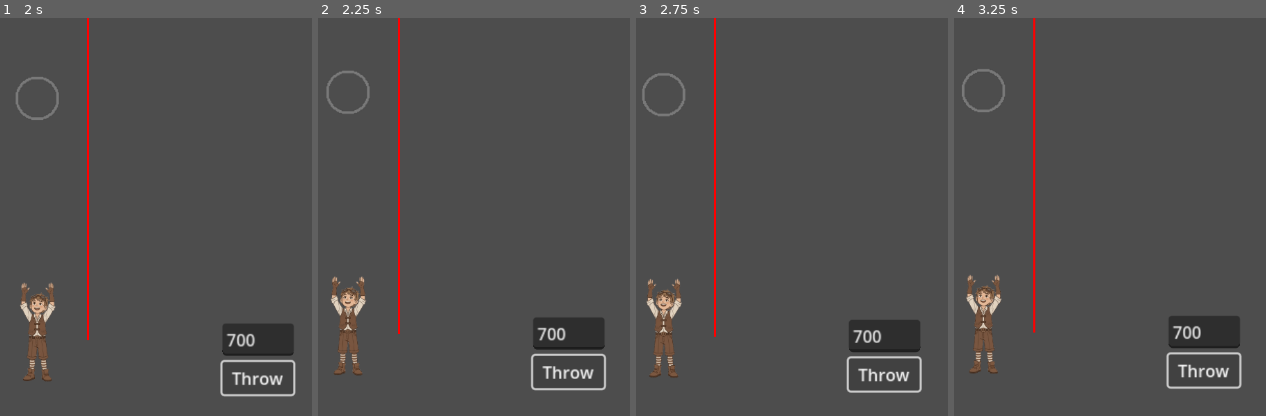
Above: before the commit, frames 1-4 (left to right).
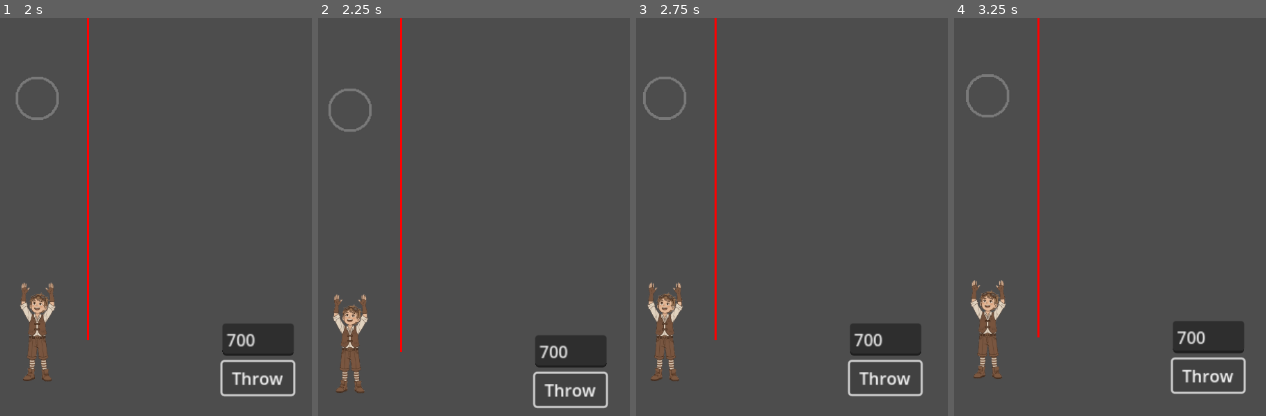
Above: after the commit, the same moments.

Repository: vasyukovin/physics
Game: Godot game, scene res://playground.tscn
Two runs of this game, one before a commit and one after it. Both use one fixed random seed, a clock stepped at 60 frames per second and the inputs below.
Inputs:
- Up to frame 1 (2 s): click "Throw" at 0.5 s; click "Throw" at 1.25 s
- Up to frame 2 (2.25 s): click "Throw" at 2 s
- Up to frame 3 (2.75 s): no input
- Up to frame 4 (3.25 s): no input

Frame 1 is identical in both runs. In frame 2, 5.7% of the frame differs, in the area x 2-93%, y 0-98%; in frame 3, 3.7%; in frame 4, 5.8%, in the area x 2-94%, y 0-95%.

Commit message:
Refactor camera shake and force outline visualization by integrating dedicated controllers in playground.gd

Diff:
--- /dev/null
+++ b/Scripts/camera_shake_controller.gd
@@ -0,0 +1,40 @@
+extends RefCounted
+class_name CameraShakeController
+
+var camera: Camera2D
+var original_offset: Vector2 = Vector2.ZERO
+var intensity: float = 15.0
+var duration: float = 2.0
+var timer: float = 0.0
+var active: bool = false
+
+func setup(target_camera: Camera2D, shake_intensity: float, shake_duration: float) -> void:
+	camera = target_camera
+	intensity = shake_intensity
+	duration = max(shake_duration, 0.001)
+	if camera:
+		original_offset = camera.offset
+
+func start() -> void:
+	if camera:
+		active = true
+		timer = duration
+
+func update(delta: float) -> void:
+	if not camera or not active:
+		return
+
+	timer -= delta
+
+	if timer <= 0.0:
+		active = false
+		camera.offset = original_offset
+		return
+
+	var progress: float = timer / duration
+	var current_intensity: float = intensity * progress
+	var random_offset := Vector2(
+		randf_range(-current_intensity, current_intensity),
+		randf_range(-current_intensity, current_intensity)
+	)
+	camera.offset = original_offset + random_offset
--- /dev/null
+++ b/Scripts/force_outline_renderer.gd
@@ -0,0 +1,164 @@
+extends RefCounted
+class_name ForceOutlineRenderer
+
+var ball: RigidBody2D
+var container: Node2D
+var top_lines: Array[Line2D] = []
+var bottom_lines: Array[Line2D] = []
+
+var outline_z_index: int = 1
+var outline_width_px: float = 4.0
+var red_base: Color = Color(1.0, 0.2, 0.2, 1.0)
+var blue_base: Color = Color(0.2, 0.5, 1.0, 1.0)
+var blue_alpha: float = 0.9
+var red_min_alpha: float = 0.0
+var softness_px: float = 6.0
+var soft_layers: int = 6
+var half_arc_ratio: float = 0.25
+
+func setup(
+	target_ball: RigidBody2D,
+	target_outline_z_index: int,
+	target_outline_width_px: float,
+	target_red_base: Color,
+	target_blue_base: Color,
+	target_blue_alpha: float,
+	target_red_min_alpha: float,
+	target_softness_px: float,
+	target_soft_layers: int,
+	target_half_arc_ratio: float
+) -> void:
+	ball = target_ball
+	outline_z_index = target_outline_z_index
+	outline_width_px = target_outline_width_px
+	red_base = target_red_base
+	blue_base = target_blue_base
+	blue_alpha = target_blue_alpha
+	red_min_alpha = target_red_min_alpha
+	softness_px = target_softness_px
+	soft_layers = target_soft_layers
+	half_arc_ratio = target_half_arc_ratio
+
+	if not ball:
+		return
+
+	container = Node2D.new()
+	container.name = "ForceOutlineOverlay"
+	container.z_as_relative = false
+	container.z_index = outline_z_index
+	ball.add_child(container)
+	_rebuild_lines()
+	container.visible = false
+
+func update_visual(
+	ball_is_thrown: bool,
+	ball_is_frozen: bool,
+	throw_force_visual_ratio: float,
+	ball_radius_px: float
+) -> void:
+	if not container:
+		return
+
+	var should_show := ball and ball_is_thrown and not ball_is_frozen
+	container.visible = should_show
+	if not should_show:
+		return
+
+	var target_soft_layers: int = max(soft_layers, 0)
+	var total_layers: int = target_soft_layers + 1
+	if top_lines.size() != total_layers or bottom_lines.size() != total_layers:
+		_rebuild_lines()
+
+	var center := Vector2.ZERO
+	var radius: float = ball_radius_px + 2.0
+	var point_count: int = 36
+
+	var arc_ratio: float = clamp(half_arc_ratio, 0.2, 0.49)
+	var arc_span: float = TAU * arc_ratio
+	var top_center_angle: float = -PI * 0.5
+	var bottom_center_angle: float = PI * 0.5
+
+	var top_start: float = top_center_angle - arc_span * 0.5
+	var top_end: float = top_center_angle + arc_span * 0.5
+	var bottom_start: float = bottom_center_angle - arc_span * 0.5
+	var bottom_end: float = bottom_center_angle + arc_span * 0.5
+
+	var top_points := _build_arc_points(center, radius, top_start, top_end, point_count)
+	var bottom_points := _build_arc_points(center, radius, bottom_start, bottom_end, point_count)
+
+	for i in range(total_layers):
+		var layer_factor: float = 1.0
+		var width: float = outline_width_px
+
+		if i > 0 and target_soft_layers > 0:
+			var t := float(i) / float(target_soft_layers)
+			layer_factor = pow(1.0 - t, 2.0) * 0.9
+			width = outline_width_px + (max(softness_px, 0.0) * 2.0 * t)
+
+		var top_line: Line2D = top_lines[i]
+		var bottom_line: Line2D = bottom_lines[i]
+
+		top_line.position = Vector2.ZERO
+		bottom_line.position = Vector2.ZERO
+		top_line.points = top_points
+		bottom_line.points = bottom_points
+		top_line.width = width
+		bottom_line.width = width
+
+		var top_color := red_base
+		top_color.a = lerp(red_min_alpha, 1.0, throw_force_visual_ratio) * layer_factor
+
+		var bottom_color := blue_base
+		bottom_color.a = clamp(blue_alpha, 0.0, 1.0) * layer_factor
+
+		top_line.default_color = top_color
+		bottom_line.default_color = bottom_color
+
+func _rebuild_lines() -> void:
+	if not container:
+		return
+
+	for line in top_lines:
+		if is_instance_valid(line):
+			line.queue_free()
+	for line in bottom_lines:
+		if is_instance_valid(line):
+			line.queue_free()
+
+	top_lines.clear()
+	bottom_lines.clear()
+
+	var target_soft_layers: int = max(soft_layers, 0)
+	var total_layers: int = target_soft_layers + 1
+
+	for _i in range(total_layers):
+		var top_line := Line2D.new()
+		top_line.antialiased = true
+		top_line.closed = false
+		top_line.begin_cap_mode = Line2D.LINE_CAP_ROUND
+		top_line.end_cap_mode = Line2D.LINE_CAP_ROUND
+		container.add_child(top_line)
+		top_lines.append(top_line)
+
+		var bottom_line := Line2D.new()
+		bottom_line.antialiased = true
+		bottom_line.closed = false
+		bottom_line.begin_cap_mode = Line2D.LINE_CAP_ROUND
+		bottom_line.end_cap_mode = Line2D.LINE_CAP_ROUND
+		container.add_child(bottom_line)
+		bottom_lines.append(bottom_line)
+
+func _build_arc_points(
+	center: Vector2,
+	radius: float,
+	start_angle: float,
+	end_angle: float,
+	point_count: int
+) -> PackedVector2Array:
+	var points := PackedVector2Array()
+	var safe_count: int = max(point_count, 4)
+	for i in range(safe_count + 1):
+		var t := float(i) / float(safe_count)
+		var angle: float = lerp(start_angle, end_angle, t)
+		points.append(center + Vector2(cos(angle), sin(angle)) * radius)
+	return points
--- a/playground.gd
+++ b/playground.gd
@@ -1,4 +1,7 @@
 extends Node2D
+
+const CameraShakeController = preload("res://Scripts/camera_shake_controller.gd")
+const ForceOutlineRenderer = preload("res://Scripts/force_outline_renderer.gd")
 
 @onready var ball: RigidBody2D = $Ball
 @onready var player_node: Node2D = $Player
@@ -42,17 +45,13 @@
 var target_line_y: float  # Y position of the target line
 var previous_velocity_y: float = 0.0  # Previous frame's vertical velocity
 var triggers_fired: Dictionary = {}  # Track which triggers have fired this throw
-var camera_original_offset: Vector2 = Vector2.ZERO  # Store original camera offset
-var shake_timer: float = 0.0  # Timer for shake duration
-var is_shaking: bool = false  # Whether camera is currently shaking
 var target_ring_radius_px: float = 0.0
 var throw_initial_upward_speed: float = 0.0
 var throw_force_ratio: float = 0.0
 var throw_force_visual_ratio: float = 0.0
 var ball_left_hand_after_throw: bool = false
-var force_outline_container: Node2D
-var force_outline_top_lines: Array[Line2D] = []
-var force_outline_bottom_lines: Array[Line2D] = []
+var camera_shake_controller: CameraShakeController
+var force_outline_renderer: ForceOutlineRenderer
 
 func _ready():
 	default_ball_position = ball.global_position
@@ -99,17 +98,16 @@
 		target_height_line.modulate = Color(1, 1, 1, target_ring_idle_alpha)
 		target_height_line.z_index = 10
 
-	# Store original camera offset
-	if camera:
-		camera_original_offset = camera.offset
+	camera_shake_controller = CameraShakeController.new()
+	camera_shake_controller.setup(camera, shake_intensity, shake_duration)
 
 	_apply_fixed_z_order()
 	_setup_force_outline()
 
 func _physics_process(_delta):
 	# Update camera shake
-	if is_shaking:
-		_update_camera_shake(_delta)
+	if camera_shake_controller:
+		camera_shake_controller.update(_delta)
 
 	if ball_is_thrown and not ball.freeze:
 		var current_y = ball.global_position.y
@@ -224,13 +222,19 @@
 	throw_force_visual_ratio = lerp(throw_force_visual_ratio, throw_force_ratio, blend)
 
 func _setup_force_outline() -> void:
-	force_outline_container = Node2D.new()
-	force_outline_container.name = "ForceOutlineOverlay"
-	force_outline_container.z_as_relative = false
-	force_outline_container.z_index = force_outline_z_index
-	ball.add_child(force_outline_container)
-	_rebuild_force_outline_lines()
-	force_outline_container.visible = false
+	force_outline_renderer = ForceOutlineRenderer.new()
+	force_outline_renderer.setup(
+		ball,
+		force_outline_z_index,
+		force_outline_width_px,
+		force_outline_red_base,
+		force_outline_blue_base,
+		force_outline_blue_alpha,
+		force_outline_red_min_alpha,
+		force_outline_softness_px,
+		force_outline_soft_layers,
+		force_outline_half_arc_ratio
+	)
 
 func _apply_fixed_z_order() -> void:
 	if player_node:
@@ -241,108 +245,16 @@
 		ball.z_as_relative = false
 		ball.z_index = ball_z_index
 
-func _rebuild_force_outline_lines() -> void:
-	if not force_outline_container:
+func _update_force_outline_visual() -> void:
+	if not force_outline_renderer:
 		return
 
-	for line in force_outline_top_lines:
-		if is_instance_valid(line):
-			line.queue_free()
-	for line in force_outline_bottom_lines:
-		if is_instance_valid(line):
-			line.queue_free()
-
-	force_outline_top_lines.clear()
-	force_outline_bottom_lines.clear()
-
-	var soft_layers: int = max(force_outline_soft_layers, 0)
-	var total_layers: int = soft_layers + 1
-
-	for _i in range(total_layers):
-		var top_line := Line2D.new()
-		top_line.antialiased = true
-		top_line.closed = false
-		top_line.begin_cap_mode = Line2D.LINE_CAP_ROUND
-		top_line.end_cap_mode = Line2D.LINE_CAP_ROUND
-		force_outline_container.add_child(top_line)
-		force_outline_top_lines.append(top_line)
-
-		var bottom_line := Line2D.new()
-		bottom_line.antialiased = true
-		bottom_line.closed = false
-		bottom_line.begin_cap_mode = Line2D.LINE_CAP_ROUND
-		bottom_line.end_cap_mode = Line2D.LINE_CAP_ROUND
-		force_outline_container.add_child(bottom_line)
-		force_outline_bottom_lines.append(bottom_line)
-
-func _build_arc_points(center: Vector2, radius: float, start_angle: float, end_angle: float, point_count: int) -> PackedVector2Array:
-	var points := PackedVector2Array()
-	var safe_count: int = max(point_count, 4)
-	for i in range(safe_count + 1):
-		var t := float(i) / float(safe_count)
-		var angle: float = lerp(start_angle, end_angle, t)
-		points.append(center + Vector2(cos(angle), sin(angle)) * radius)
-	return points
-
-func _update_force_outline_visual() -> void:
-	if not force_outline_container:
-		return
-
-	var should_show := ball and ball_is_thrown and not ball.freeze
-	force_outline_container.visible = should_show
-	if not should_show:
-		return
-
-	var soft_layers: int = max(force_outline_soft_layers, 0)
-	var total_layers: int = soft_layers + 1
-	if force_outline_top_lines.size() != total_layers or force_outline_bottom_lines.size() != total_layers:
-		_rebuild_force_outline_lines()
-
-	var center := Vector2.ZERO
-	var radius: float = _get_ball_radius_px() + 2.0
-	var point_count: int = 36
-
-	# Each force arc uses less than 50% of circumference to avoid color overlap.
-	var arc_ratio: float = clamp(force_outline_half_arc_ratio, 0.2, 0.49)
-	var arc_span: float = TAU * arc_ratio
-	var top_center_angle: float = -PI * 0.5
-	var bottom_center_angle: float = PI * 0.5
-
-	var top_start: float = top_center_angle - arc_span * 0.5
-	var top_end: float = top_center_angle + arc_span * 0.5
-	var bottom_start: float = bottom_center_angle - arc_span * 0.5
-	var bottom_end: float = bottom_center_angle + arc_span * 0.5
-
-	var top_points := _build_arc_points(center, radius, top_start, top_end, point_count)
-	var bottom_points := _build_arc_points(center, radius, bottom_start, bottom_end, point_count)
-
-	for i in range(total_layers):
-		var layer_factor: float = 1.0
-		var width: float = force_outline_width_px
-
-		if i > 0 and soft_layers > 0:
-			var t := float(i) / float(soft_layers)
-			layer_factor = pow(1.0 - t, 2.0) * 0.9
-			width = force_outline_width_px + (max(force_outline_softness_px, 0.0) * 2.0 * t)
-
-		var top_line: Line2D = force_outline_top_lines[i]
-		var bottom_line: Line2D = force_outline_bottom_lines[i]
-
-		top_line.position = Vector2.ZERO
-		bottom_line.position = Vector2.ZERO
-		top_line.points = top_points
-		bottom_line.points = bottom_points
-		top_line.width = width
-		bottom_line.width = width
-
-		var top_color := force_outline_red_base
-		top_color.a = lerp(force_outline_red_min_alpha, 1.0, throw_force_visual_ratio) * layer_factor
-
-		var bottom_color := force_outline_blue_base
-		bottom_color.a = clamp(force_outline_blue_alpha, 0.0, 1.0) * layer_factor
-
-		top_line.default_color = top_color
-		bottom_line.default_color = bottom_color
+	force_outline_renderer.update_visual(
+		ball_is_thrown,
+		ball.freeze,
+		throw_force_visual_ratio,
+		_get_ball_radius_px()
+	)
 
 func _update_height_indicator():
 	if not ball_is_thrown or ball.freeze:
@@ -428,32 +340,13 @@
 
 func _start_camera_shake():
 	"""Start the camera shake effect (earthquake)"""
-	if camera:
-		is_shaking = true
-		shake_timer = shake_duration
+	if camera_shake_controller:
+		camera_shake_controller.start()
 
 func _update_camera_shake(delta: float):
 	"""Update camera shake effect each frame"""
-	if not camera or not is_shaking:
-		return
-
-	shake_timer -= delta
-
-	if shake_timer <= 0.0:
-		# Shake is over, reset camera to original position
-		is_shaking = false
-		camera.offset = camera_original_offset
-	else:
-		# Calculate shake intensity (decreases over time)
-		var progress = shake_timer / shake_duration
-		var current_intensity = shake_intensity * progress
-
-		# Apply random offset to camera
-		var random_offset = Vector2(
-			randf_range(-current_intensity, current_intensity),
-			randf_range(-current_intensity, current_intensity)
-		)
-		camera.offset = camera_original_offset + random_offset
+	if camera_shake_controller:
+		camera_shake_controller.update(delta)
 
 func _get_ball_radius_px() -> float:
 	# 1) Prefer collision radius (physics-accurate)
